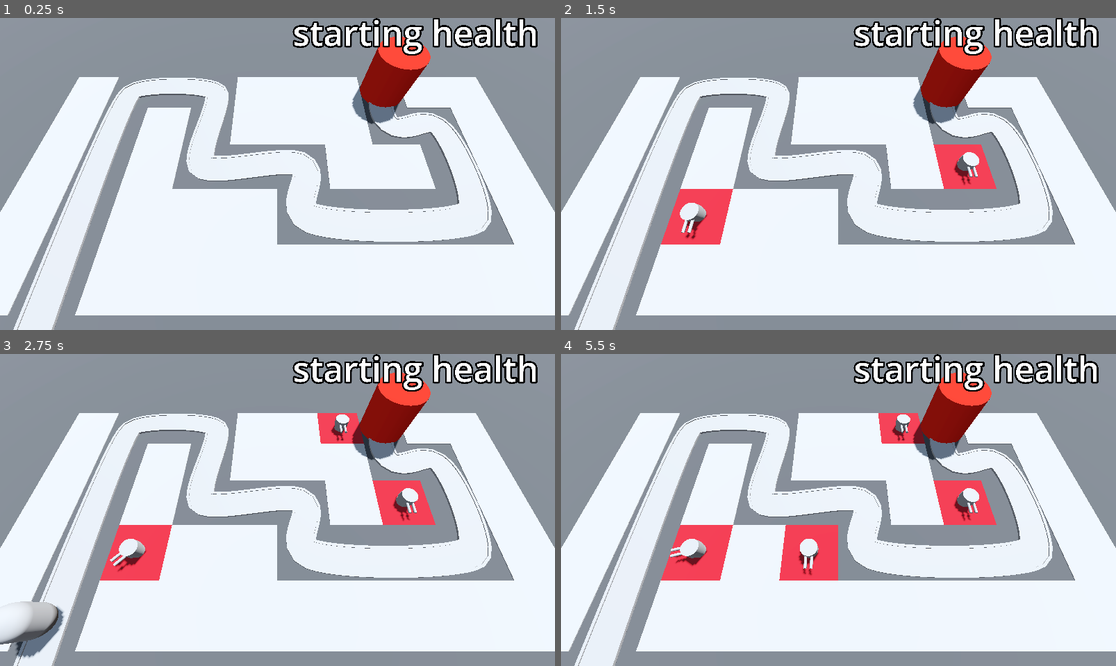
Above: before the commit, frames 1-4 (two rows, left to right).
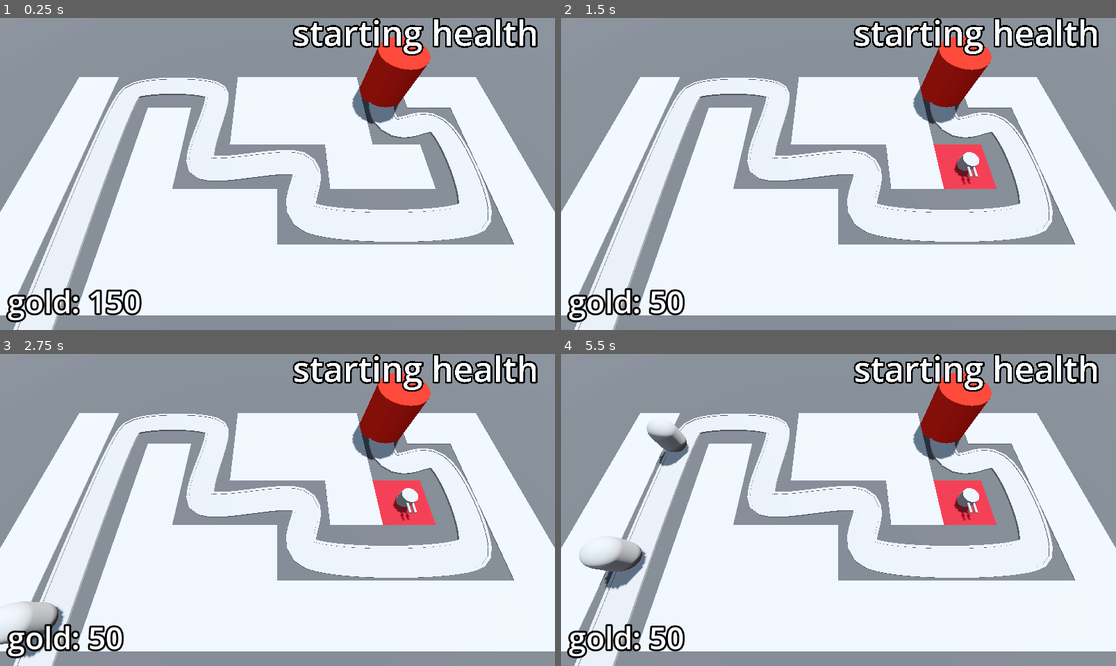
Above: after the commit, the same moments.

Repository: JonathanCarey13/BarbarrianBlaste
Game: Godot game, scene res://BaseLevel.tscn
The game is run twice, just before and just after one commit, with the same random seed, the same clock (stepped at 60 frames per second) and the same inputs.
Inputs (mouse positions are in pixels of both pictures, inside the frame that each line leads up to):
- Up to frame 1 (0.25 s): no input
- Up to frame 2 (1.5 s): tap Enter at 0.5 s; move the mouse to (960, 158) at 0.52 s; press the mouse at (960, 158) at 0.53 s; tap Space at 1.25 s; move the mouse to (727, 189) at 1.27 s; release the mouse at (727, 189) at 1.28 s; click (727, 189) at 1.35 s
- Up to frame 3 (2.75 s): tap Enter at 2 s; move the mouse to (333, 441) at 2.02 s; press the mouse at (333, 441) at 2.03 s
- Up to frame 4 (5.5 s): move the mouse to (810, 572) at 2.77 s; release the mouse at (810, 572) at 2.78 s; click (810, 572) at 2.85 s; move the mouse to (1005, 556) at 3.52 s; press the mouse at (1005, 556) at 3.53 s; move the mouse to (672, 463) at 4.27 s; release the mouse at (672, 463) at 4.28 s; click (672, 463) at 4.35 s; move the mouse to (866, 510) at 5.02 s; press the mouse at (866, 510) at 5.03 s

The runs differ from the first frame. In frame 1, 1.1% of the frame differs, in the area x 1-26%, y 86-98%; in frame 2, 2.6%; in frame 3, 3.4%; in frame 4, 6.5%, in the area x 1-66%, y 18-98%.

Commit message:
added gold management systems

Diff:
--- /dev/null
+++ b/Bank.gd
@@ -0,0 +1,13 @@
+extends MarginContainer
+
+@export var starting_gold := 150
+
+@onready var label: Label = $Label
+
+var gold: int:
+	set(gold_in):
+		gold = max(gold_in, 0)
+		label.text = "gold: " + str(gold_in)
+
+func _ready() -> void:
+	gold = starting_gold
--- a/BaseLevel.tscn
+++ b/BaseLevel.tscn
@@ -7,6 +7,7 @@
 [ext_resource type="Script" path="res://EnemyPath.gd" id="3_quolf"]
 [ext_resource type="Script" path="res://TurretManager.gd" id="5_lm68n"]
 [ext_resource type="PackedScene" uid="uid://dglu0q8havkaj" path="res://Turret/turret.tscn" id="6_284p3"]
+[ext_resource type="Script" path="res://Bank.gd" id="8_84n0n"]
 
 [sub_resource type="StandardMaterial3D" id="StandardMaterial3D_rhsl6"]
 albedo_color = Color(0.266667, 0.266667, 0.266667, 1)
@@ -30,6 +31,11 @@
 "tilts": PackedFloat32Array(0, 0, 0, 0, 0, 0, 0, 0, 0, 0)
 }
 point_count = 10
+
+[sub_resource type="LabelSettings" id="LabelSettings_wluf2"]
+font_size = 64
+outline_size = 16
+outline_color = Color(0, 0, 0, 1)
 
 [node name="BaseLevel" type="Node3D"]
 
@@ -114,4 +120,24 @@
 turret = ExtResource("6_284p3")
 enemy_path = NodePath("../EnemyPath")
 
+[node name="Bank" type="MarginContainer" parent="." groups=["bank"]]
+anchors_preset = 15
+anchor_right = 1.0
+anchor_bottom = 1.0
+grow_horizontal = 2
+grow_vertical = 2
+mouse_filter = 2
+theme_override_constants/margin_left = 16
+theme_override_constants/margin_top = 16
+theme_override_constants/margin_right = 16
+theme_override_constants/margin_bottom = 16
+script = ExtResource("8_84n0n")
+
+[node name="Label" type="Label" parent="Bank"]
+layout_mode = 2
+size_flags_horizontal = 0
+size_flags_vertical = 8
+text = "lorem ipsum"
+label_settings = SubResource("LabelSettings_wluf2")
+
 [connection signal="timeout" from="EnemyPath/Timer" to="EnemyPath" method="spawn_enemy"]
--- a/Enemy/enemy.gd
+++ b/Enemy/enemy.gd
@@ -2,6 +2,7 @@
 
 @export var speed: float = 2.5
 @export var max_health := 50
+@export var earned_gold := 15
 
 var current_health: int:
 	set(health_in):
@@ -10,9 +11,11 @@
 		current_health = health_in
 		if current_health < 1:
 			queue_free()
+			bank.gold += earned_gold
 
 @onready var base = get_tree().get_first_node_in_group("base")
 @onready var animation_player: AnimationPlayer = $AnimationPlayer
+@onready var bank = get_tree().get_first_node_in_group("bank")
 
 func _ready() -> void:
 	current_health = max_health
--- a/Enemy/enemy.tscn
+++ b/Enemy/enemy.tscn
@@ -14,6 +14,21 @@
 radius = 1.0
 height = 3.0
 
+[sub_resource type="Animation" id="Animation_dgb7e"]
+length = 0.001
+tracks/0/type = "value"
+tracks/0/imported = false
+tracks/0/enabled = true
+tracks/0/path = NodePath("DamageHighlight:visible")
+tracks/0/interp = 1
+tracks/0/loop_wrap = true
+tracks/0/keys = {
+"times": PackedFloat32Array(0),
+"transitions": PackedFloat32Array(1),
+"update": 1,
+"values": [false]
+}
+
 [sub_resource type="Animation" id="Animation_kh00f"]
 resource_name = "TakeDamage"
 length = 0.1
@@ -28,21 +43,6 @@
 "transitions": PackedFloat32Array(1, 1),
 "update": 1,
 "values": [true, false]
-}
-
-[sub_resource type="Animation" id="Animation_dgb7e"]
-length = 0.001
-tracks/0/type = "value"
-tracks/0/imported = false
-tracks/0/enabled = true
-tracks/0/path = NodePath("DamageHighlight:visible")
-tracks/0/interp = 1
-tracks/0/loop_wrap = true
-tracks/0/keys = {
-"times": PackedFloat32Array(0),
-"transitions": PackedFloat32Array(1),
-"update": 1,
-"values": [false]
 }
 
 [sub_resource type="AnimationLibrary" id="AnimationLibrary_anj6l"]
--- a/RayPickerCamera/ray_picker_camera.gd
+++ b/RayPickerCamera/ray_picker_camera.gd
@@ -2,8 +2,10 @@
 
 @export var gridmap: GridMap
 @export var turret_manager: Node3D
+@export var turrest_cost := 100
 
 @onready var ray_cast_3d: RayCast3D = $RayCast3D
+@onready var bank = get_tree().get_first_node_in_group("bank")
 
 # Called every frame. 'delta' is the elapsed time since the previous frame.
 func _process(delta: float) -> void:
@@ -12,15 +14,19 @@
 	ray_cast_3d.force_raycast_update()
 
 	if ray_cast_3d.is_colliding():
-		Input.set_default_cursor_shape(Input.CURSOR_POINTING_HAND)
-		var collider = ray_cast_3d.get_collider()
-		if collider is GridMap:
-			if Input.is_action_pressed("click"):
-				var collision_point = ray_cast_3d.get_collision_point()
-				var cell = gridmap.local_to_map(collision_point)
-				if gridmap.get_cell_item(cell) == 0:
-					gridmap.set_cell_item(cell, 1)
-					var tile_position = gridmap.map_to_local(cell)
-					turret_manager.build_turret(tile_position)
+		if bank.gold >= turrest_cost:
+			Input.set_default_cursor_shape(Input.CURSOR_POINTING_HAND)
+			var collider = ray_cast_3d.get_collider()
+			if collider is GridMap:
+				if Input.is_action_pressed("click"):
+					var collision_point = ray_cast_3d.get_collision_point()
+					var cell = gridmap.local_to_map(collision_point)
+					if gridmap.get_cell_item(cell) == 0:
+						gridmap.set_cell_item(cell, 1)
+						var tile_position = gridmap.map_to_local(cell)
+						turret_manager.build_turret(tile_position)
+						bank.gold -= turrest_cost
+		else:
+			Input.set_default_cursor_shape(Input.CURSOR_ARROW)
 	else:
 		Input.set_default_cursor_shape(Input.CURSOR_ARROW)
--- a/Turret/turret.tscn
+++ b/Turret/turret.tscn
@@ -15,6 +15,33 @@
 top_radius = 0.1
 bottom_radius = 0.1
 height = 1.0
+
+[sub_resource type="Animation" id="Animation_gdsle"]
+length = 0.001
+tracks/0/type = "value"
+tracks/0/imported = false
+tracks/0/enabled = true
+tracks/0/path = NodePath("TurretBase/Barrel:position")
+tracks/0/interp = 1
+tracks/0/loop_wrap = true
+tracks/0/keys = {
+"times": PackedFloat32Array(0),
+"transitions": PackedFloat32Array(1),
+"update": 0,
+"values": [Vector3(-0.2, 0.3, 0.85)]
+}
+tracks/1/type = "value"
+tracks/1/imported = false
+tracks/1/enabled = true
+tracks/1/path = NodePath("TurretBase/Barrel2:position")
+tracks/1/interp = 1
+tracks/1/loop_wrap = true
+tracks/1/keys = {
+"times": PackedFloat32Array(0),
+"transitions": PackedFloat32Array(1),
+"update": 0,
+"values": [Vector3(0.2, 0.3, 0.85)]
+}
 
 [sub_resource type="Animation" id="Animation_pe1kv"]
 resource_name = "fire"
@@ -42,33 +69,6 @@
 "transitions": PackedFloat32Array(1, 1, 1),
 "update": 0,
 "values": [Vector3(0.2, 0.3, 0.85), Vector3(0.2, 0.3, 0.2), Vector3(0.2, 0.3, 0.85)]
-}
-
-[sub_resource type="Animation" id="Animation_gdsle"]
-length = 0.001
-tracks/0/type = "value"
-tracks/0/imported = false
-tracks/0/enabled = true
-tracks/0/path = NodePath("TurretBase/Barrel:position")
-tracks/0/interp = 1
-tracks/0/loop_wrap = true
-tracks/0/keys = {
-"times": PackedFloat32Array(0),
-"transitions": PackedFloat32Array(1),
-"update": 0,
-"values": [Vector3(-0.2, 0.3, 0.85)]
-}
-tracks/1/type = "value"
-tracks/1/imported = false
-tracks/1/enabled = true
-tracks/1/path = NodePath("TurretBase/Barrel2:position")
-tracks/1/interp = 1
-tracks/1/loop_wrap = true
-tracks/1/keys = {
-"times": PackedFloat32Array(0),
-"transitions": PackedFloat32Array(1),
-"update": 0,
-"values": [Vector3(0.2, 0.3, 0.85)]
 }
 
 [sub_resource type="AnimationLibrary" id="AnimationLibrary_ogecq"]
Not shown: 1 places in BaseLevel.tscn that only renumber resources
Not shown: 4 places in MeshLibraries/SpaceLibrary.tres that only renumber resources
